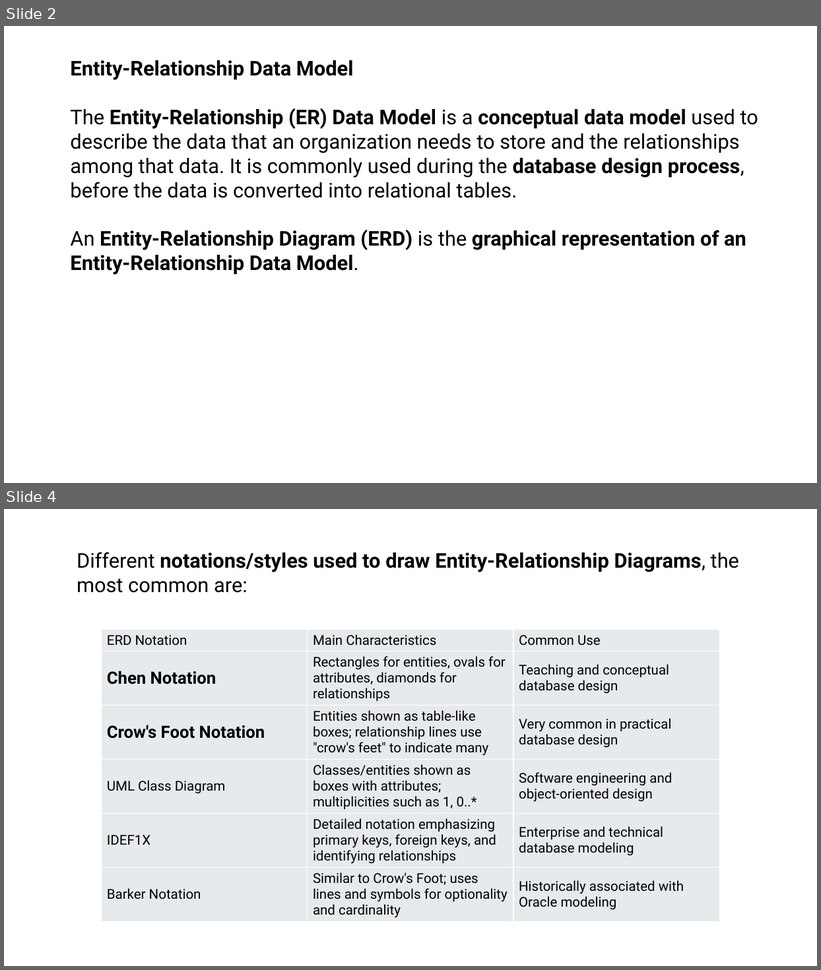
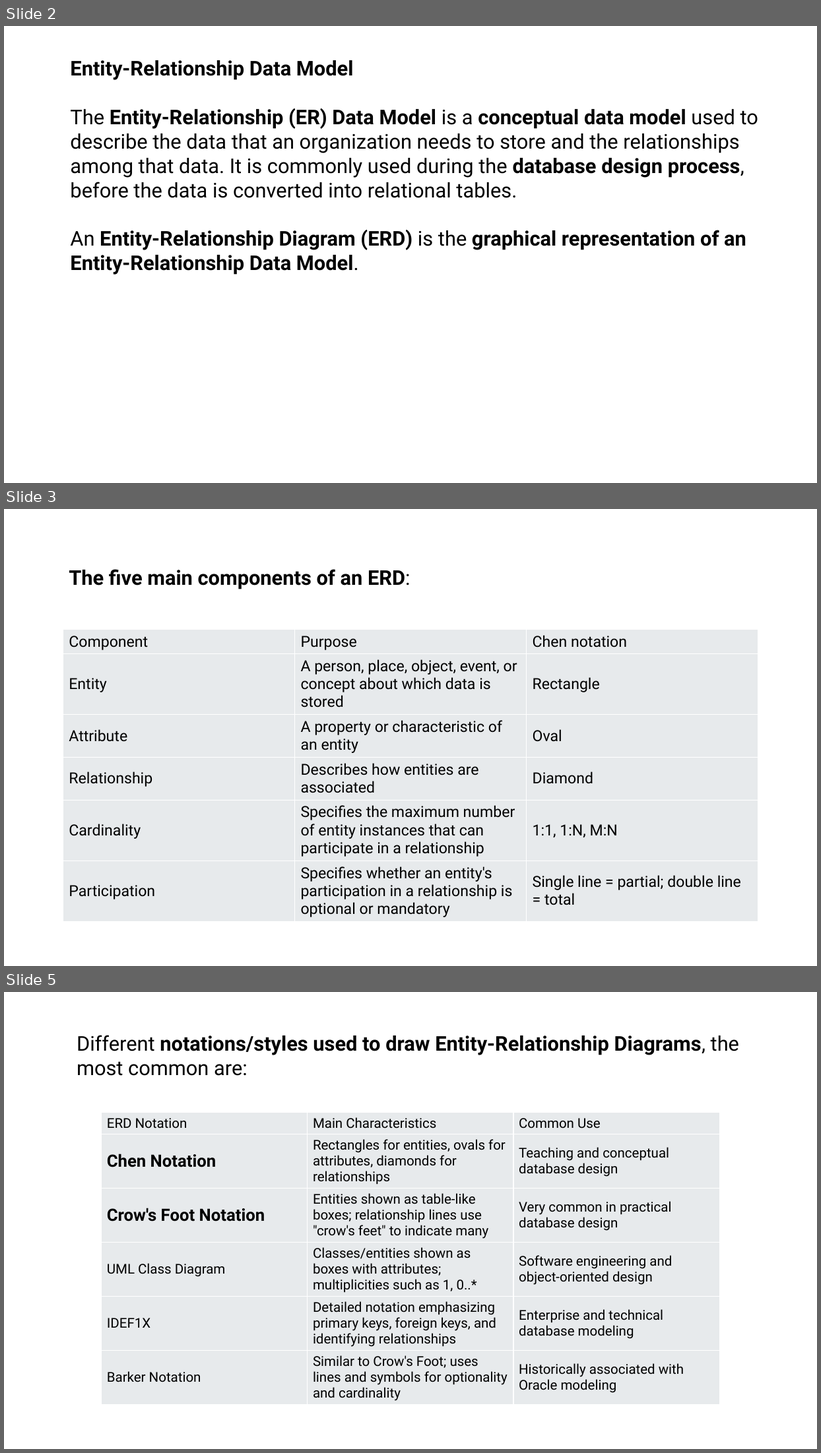
Before and after one commit to joannes630/AU, a slide deck: CSC 4500 GitHub/Entity Relationship Data Model.pptx. Shown one above the other, each under a label of ours: slides 2 and 4 before the commit, slides 2, 3 and 5 after it; the slides between them are not shown. The pictures are 821x970 and 821x1453 pixels, drawn with LibreOffice and Linux fonts; fonts in the diff are those of the drawing. Boxes give left, top, right and bottom in pixels: in the first picture for what was removed or moved away, otherwise in the second. Text is boxed around its words. In the diff, an @@ line names an element or a change of style, - is before the commit and + after.

```diff
--- a/CSC 4500 GitHub/Entity Relationship Data Model.pptx
+++ b/CSC 4500 GitHub/Entity Relationship Data Model.pptx
@@ slide 3 added at (4, 509, 817, 966), background #FFFFFF @@
@@ text added at (69, 569, 411, 590), 24 pt, text #000000, bold @@
+The five main components of an ERD:
@@ table added at (63, 630, 758, 922), 6 rows, 3 columns @@
+Component | Purpose | Chen notation
+Entity | A person, place, object, event, or concept about which data is stored | Rectangle
+Attribute | A property or characteristic of an entity | Oval
+Relationship | Describes how entities are associated | Diamond
+Cardinality | Specifies the maximum number of entity instances that can participate in a relationship | 1:1, 1:N, M:N
+Participation | Specifies whether an entity's participation in a relationship is optional or mandatory | Single line = partial; double line = total
@@ what was slide 4 is now slide 5 @@
```
Also in this commit, not shown: 5 slides changed, 18 other slides added, 2 slides removed.
